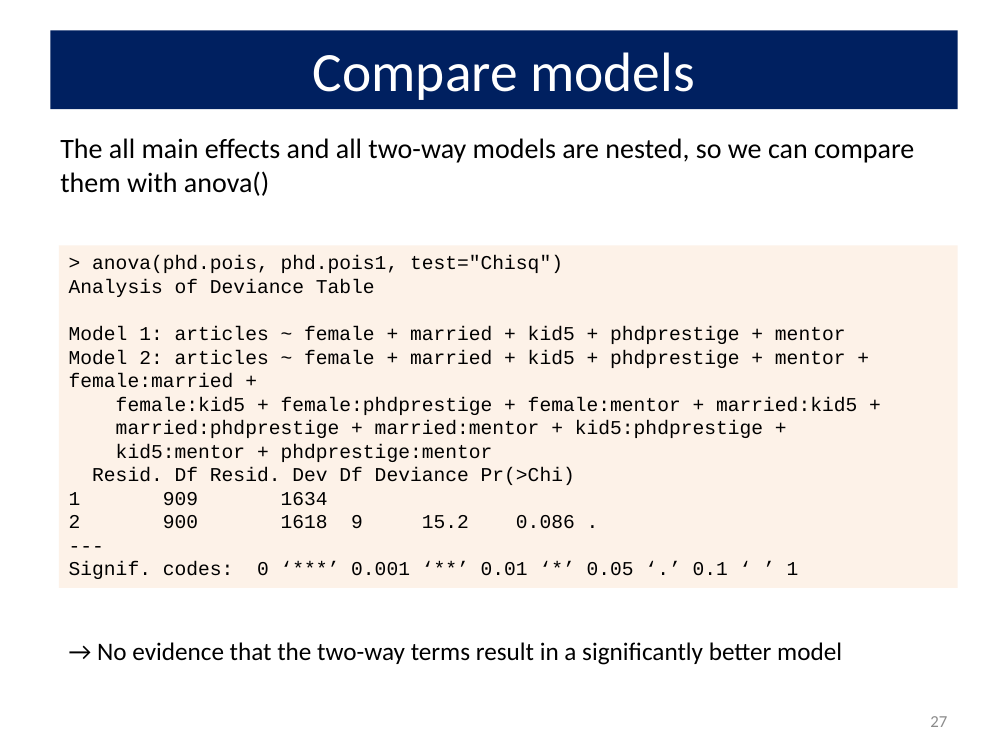
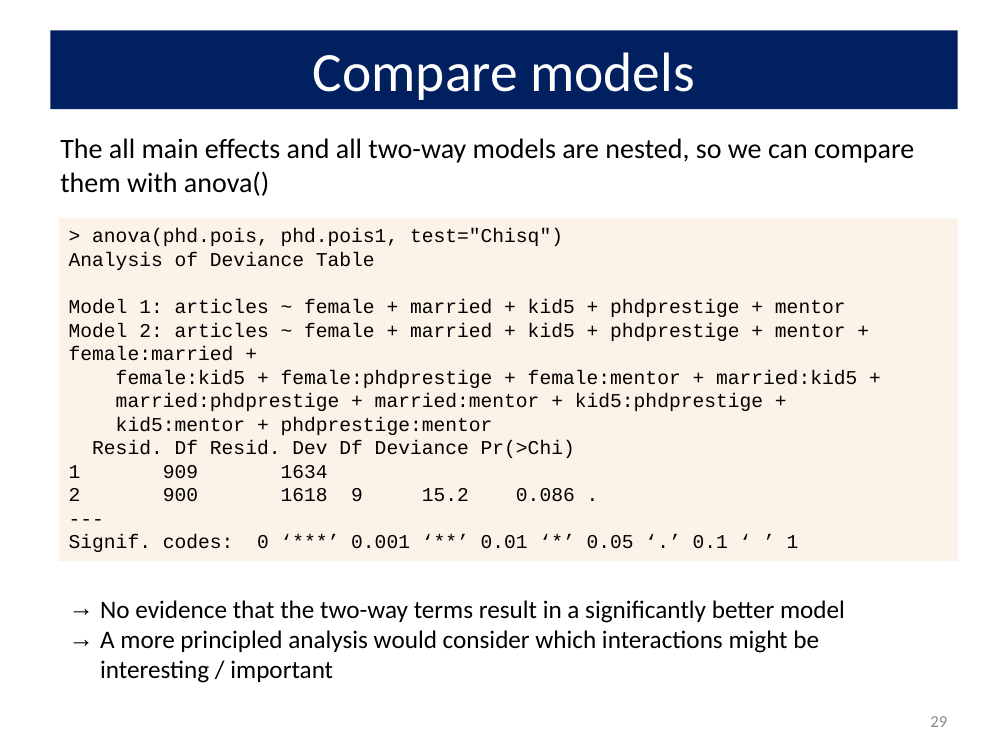
Before and after one commit to friendly/psy6136, a slide deck: slide 29 of docs/lectures/09-CountData.pptx (slide 27 before the commit). Drawn at 1008x756 pixels with LibreOffice and Linux fonts; fonts in the diff are those of the drawing. Boxes give left, top, right and bottom in pixels: in the first picture for what was removed or moved away, otherwise in the second. Text is boxed around its words. In the diff, an @@ line names an element or a change of style, - is before the commit and + after.

```diff
--- a/docs/lectures/09-CountData.pptx
+++ b/docs/lectures/09-CountData.pptx
@@ rectangle "> anova(phd.pois, phd.pois1, test="Chisq")": place and size @@
-rectangle "> anova(phd.pois, phd.pois1, test="Chisq")" at [58,245,958,588]
+rectangle "> anova(phd.pois, phd.pois1, test="Chisq")" at [58,219,958,561]
@@ text at [100,600,845,683]: text changed @@
-→ No evidence that the two-way terms result in a significantly better model
+→ No evidence that the two-way terms result in a significantly better model
+→ A more principled analysis would consider which interactions might be interesting / important
@@ page number at [930,716,947,727]: text changed @@
-27
+29
```
Also in this commit, not shown: 21 other slides changed, 3 slides added, 1 slide removed, 11 other files.
